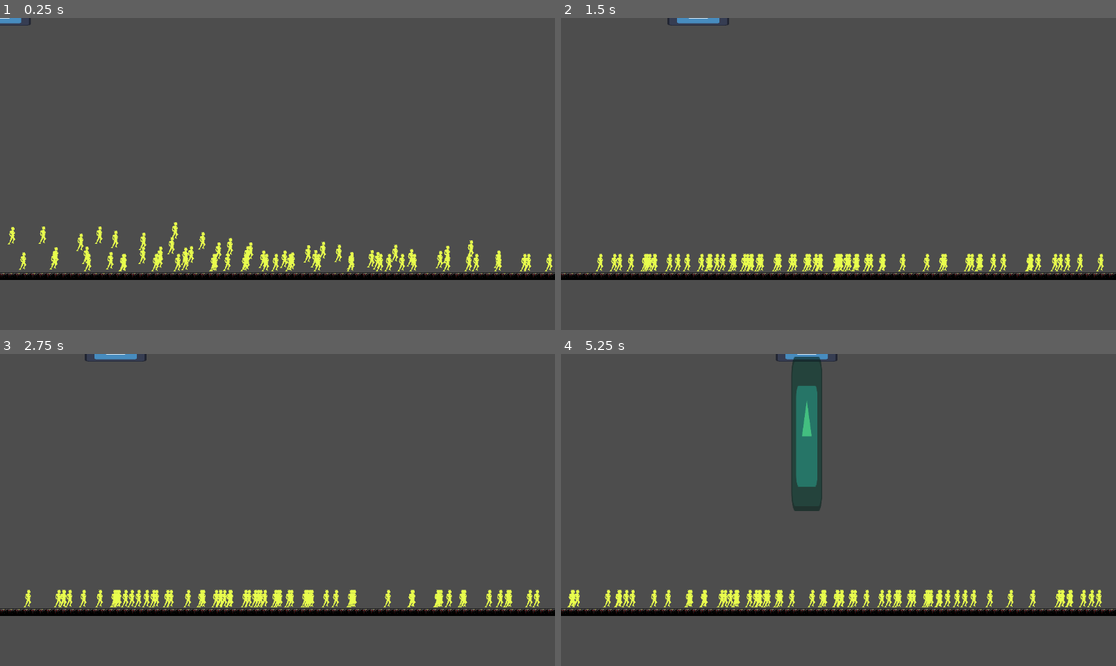
Above: before the commit, frames 1-4 (two rows, left to right).
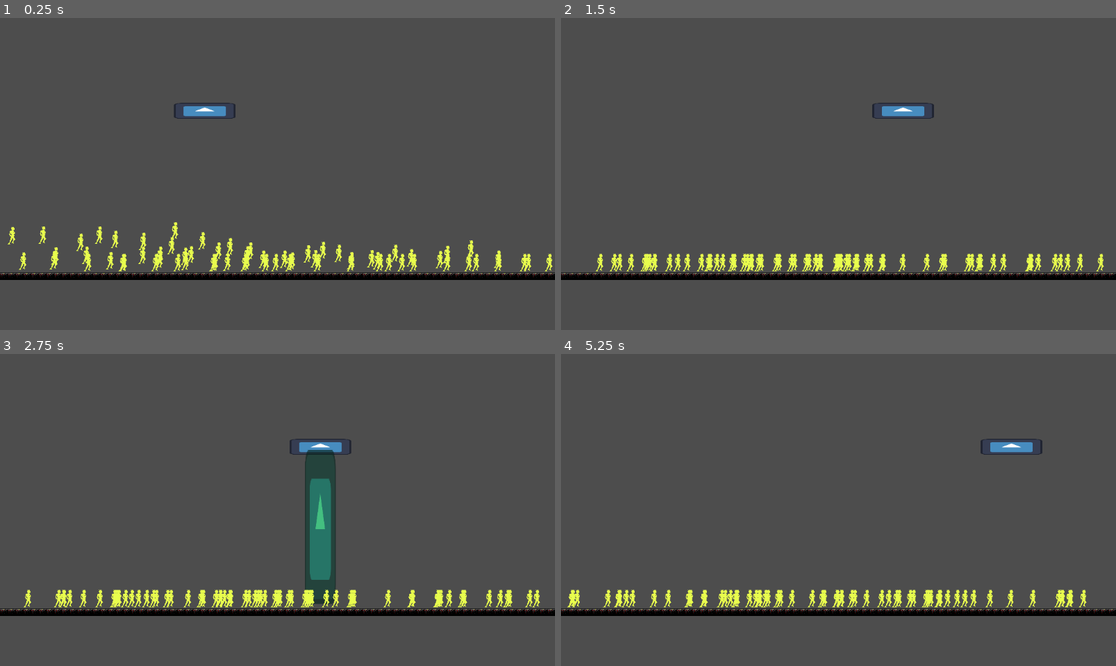
Above: after the commit, the same moments.

Repository: jojovary/UniUlmGameJamDez24
Game: Godot game, scene res://Scenes/Level1.tscn
Same seed, same stepped clock (60 frames per second), same inputs: the game is played once before the commit and once after it. The engine's default icon, where the game draws it, is replaced by a stand-in: a white triangle on a blue panel in a dark square.
Inputs (mouse positions are in pixels of both pictures, inside the frame that each line leads up to):
- Up to frame 1 (0.25 s): no input
- Up to frame 2 (1.5 s): move the mouse to (960, 158) at 0.52 s; hold S (ActivateBeam, bound only before the commit) 0.53-1.28 s; hold Right (ui_right) from 0.53 s (still down); right-click (960, 158) at 0.8 s; move the mouse to (727, 189) at 1.27 s; right-click (727, 189) at 1.35 s
- Up to frame 3 (2.75 s): click (166, 525) at 1.55 s; move the mouse to (333, 441) at 2.02 s; release Right (ui_right) at 2.03 s; press the mouse at (333, 441) at 2.03 s; hold Left (ui_left) from 2.03 s (still down); tap S (ActivateBeam, bound only before the commit) at 2.3 s
- Up to frame 4 (5.25 s): move the mouse to (810, 572) at 2.77 s; release Left (ui_left) at 2.78 s; release the mouse at (810, 572) at 2.78 s; hold Right (ui_right) 2.78-4.28 s; tap S (ActivateBeam, bound only before the commit) at 2.85, 4.55 s; right-click (810, 572) at 3.05 s; move the mouse to (1005, 556) at 3.52 s; hold Right mouse button (ActivateEnemyBeam, bound only after the… 3.53-4.28 s; click (1005, 556) at 3.8 s; move the mouse to (672, 463) at 4.27 s; hold Left (ui_left) 4.28-5.03 s; click (672, 463) at 4.35 s; move the mouse to (866, 510) at 5.02 s; hold Right (ui_right) from 5.03 s (still down); hold S (ActivateBeam, bound only before the commit) from 5.03 s (still down)

The runs differ from the first frame. In frame 1, 0.4% of the frame differs, in the area x 0-43%, y 0-33%; in frame 2, 0.5%; in frame 3, 3.1%; in frame 4, 3.3%, in the area x 38-98%, y 0-82%.

Commit message:
added second beam

Diff:
--- a/uniulmgamejamdez24/Player/player.gd
+++ b/uniulmgamejamdez24/Player/player.gd
@@ -18,13 +18,17 @@
 	move_and_slide()
 
 func activate_beam():
-	if !Input.is_action_pressed("ActivateBeam"):
-		$Beam.scale.y = 0
-		return
+	if Input.is_action_pressed("ActivateHumanBeam"):
+		$Humans_Beam.scale.y = 1
+	else:
+		$Humans_Beam.scale.y = 0
 
-	$Beam.scale.y = 1
+	if Input.is_action_pressed("ActivateEnemyBeam"):
+		$Enemies_Beam.scale.y = 1
+	else:
+		$Enemies_Beam.scale.y = 0
+
 
 func _on_beam_body_entered(body: Node2D) -> void:
 	if body.is_in_group("humans"):
-		# state change
-		pass
+		body.currentState = body.state.FLYING
--- a/uniulmgamejamdez24/Player/player.tscn
+++ b/uniulmgamejamdez24/Player/player.tscn
@@ -19,17 +19,33 @@
 scale = Vector2(1, 0.257813)
 texture = ExtResource("1_m5ltm")
 
-[node name="Beam" type="Area2D" parent="."]
+[node name="Humans_Beam" type="Area2D" parent="."]
+collision_mask = 2
 
-[node name="CollisionShape2D" type="CollisionShape2D" parent="Beam"]
+[node name="CollisionShape2D" type="CollisionShape2D" parent="Humans_Beam"]
 position = Vector2(0, 166)
 scale = Vector2(0.5, 2.5)
 shape = SubResource("RectangleShape2D_c748b")
 
-[node name="Icon" type="Sprite2D" parent="Beam"]
+[node name="Icon" type="Sprite2D" parent="Humans_Beam"]
 modulate = Color(0.243137, 1, 0.615686, 0.643137)
 position = Vector2(0, 166)
 scale = Vector2(0.5, 2.5)
 texture = ExtResource("1_m5ltm")
 
-[connection signal="body_entered" from="Beam" to="." method="_on_beam_body_entered"]
+[node name="Enemies_Beam" type="Area2D" parent="."]
+collision_mask = 2
+
+[node name="CollisionShape2D" type="CollisionShape2D" parent="Enemies_Beam"]
+position = Vector2(0, 166)
+scale = Vector2(0.5, 2.5)
+shape = SubResource("RectangleShape2D_c748b")
+
+[node name="Icon" type="Sprite2D" parent="Enemies_Beam"]
+modulate = Color(1, 0, 0, 0.643137)
+position = Vector2(0, 166)
+scale = Vector2(0.5, 2.5)
+texture = ExtResource("1_m5ltm")
+
+[connection signal="body_entered" from="Humans_Beam" to="." method="_on_beam_body_entered"]
+[connection signal="body_entered" from="Enemies_Beam" to="." method="_on_beam_body_entered"]
--- a/uniulmgamejamdez24/Scenes/Level1.tscn
+++ b/uniulmgamejamdez24/Scenes/Level1.tscn
@@ -123,6 +123,7 @@
 [node name="Level1" type="Node2D"]
 
 [node name="Player" parent="." instance=ExtResource("1_mw2cq")]
+position = Vector2(425, 193)
 
 [node name="TileMapLayer" type="TileMapLayer" parent="."]
 tile_map_data = PackedByteArray("AAAAACEAAAABAAAAAAABACEAAAABAAAAAAACACEAAAABAAAAAAADACEAAAABAAAAAAAEACEAAAABAAAAAAAFAC …(1072 unchanged characters)…
--- a/uniulmgamejamdez24/Scenes/humans.tscn
+++ b/uniulmgamejamdez24/Scenes/humans.tscn
@@ -36,7 +36,7 @@
 "speed": 5.0
 }]
 
-[node name="CharacterBody2D" type="CharacterBody2D"]
+[node name="CharacterBody2D" type="CharacterBody2D" groups=["humans"]]
 collision_layer = 2
 collision_mask = 8
 script = ExtResource("1_h06pe")
--- a/uniulmgamejamdez24/project.godot
+++ b/uniulmgamejamdez24/project.godot
@@ -14,6 +14,10 @@
 run/main_scene="res://Scenes/Level1.tscn"
 config/features=PackedStringArray("4.3", "Forward Plus")
 config/icon="res://icon.svg"
+
+[global_group]
+
+humans=""
 
 [input]
 
@@ -49,11 +53,14 @@
 , Object(InputEventKey,"resource_local_to_scene":false,"resource_name":"","device":-1,"window_id":0,"alt_pressed":false …(186 unchanged characters)…
 ]
 }
-ActivateBeam={
+ActivateHumanBeam={
 "deadzone": 0.5,
-"events": [Object(InputEventKey,"resource_local_to_scene":false,"resource_name":"","device":-1,"window_id":0,"alt_pressed":false,"shift_pressed":false,"ctrl_pressed":false,"meta_pressed":false,"pressed":false,"keycode":0,"physical_keycode":83,"key_label":0,"unicode":115,"location":0,"echo":false,"script":null)
-, Object(InputEventKey,"resource_local_to_scene":false,"resource_name":"","device":-1,"window_id":0,"alt_pressed":false,"shift_pressed":false,"ctrl_pressed":false,"meta_pressed":false,"pressed":false,"keycode":0,"physical_keycode":4194322,"key_label":0,"unicode":0,"location":0,"echo":false,"script":null)
-, Object(InputEventKey,"resource_local_to_scene":false,"resource_name":"","device":-1,"window_id":0,"alt_pressed":false,"shift_pressed":false,"ctrl_pressed":false,"meta_pressed":false,"pressed":false,"keycode":0,"physical_keycode":32,"key_label":0,"unicode":32,"location":0,"echo":false,"script":null)
+"events": [Object(InputEventMouseButton,"resource_local_to_scene":false,"resource_name":"","device":-1,"window_id":0,"alt_pressed":false,"shift_pressed":false,"ctrl_pressed":false,"meta_pressed":false,"button_mask":1,"position":Vector2(229, 15),"global_position":Vector2(238, 61),"factor":1.0,"button_index":1,"canceled":false,"pressed":true,"double_click":false,"script":null)
+]
+}
+ActivateEnemyBeam={
+"deadzone": 0.5,
+"events": [Object(InputEventMouseButton,"resource_local_to_scene":false,"resource_name":"","device":-1,"window_id":0,"alt_pressed":false,"shift_pressed":false,"ctrl_pressed":false,"meta_pressed":false,"button_mask":2,"position":Vector2(261, 17),"global_position":Vector2(270, 63),"factor":1.0,"button_index":2,"canceled":false,"pressed":true,"double_click":false,"script":null)
 ]
 }
 
Not shown: 1 places in uniulmgamejamdez24/Scenes/Level1.tscn that only renumber resources
Not shown: 1 places in uniulmgamejamdez24/Scenes/humans.tscn that only renumber resources
